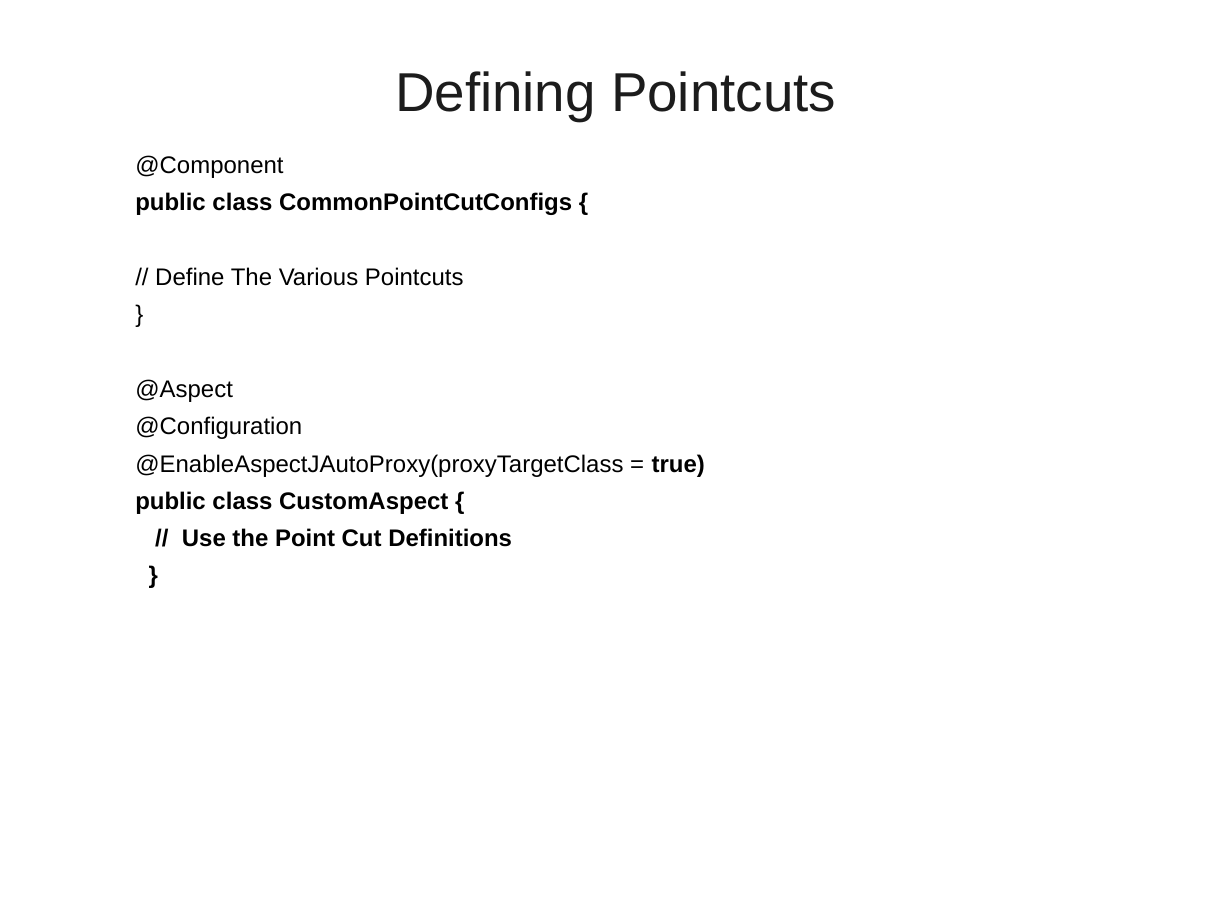
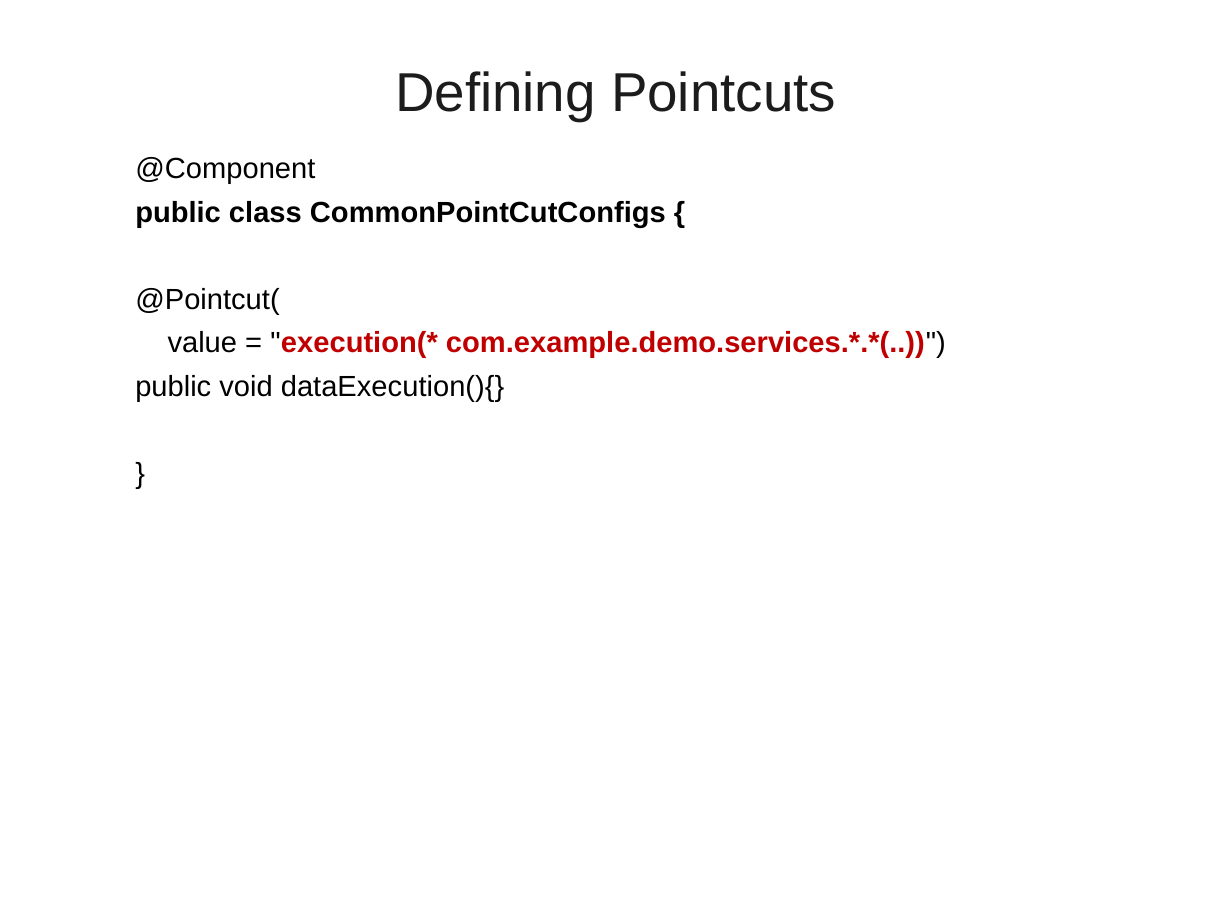
Before and after one commit to vatsank/spring_presentations, a slide deck: slide 124 of SpringBoot_Module1_Ver01.ppt (slide 127 before the commit). Drawn at 1232x924 pixels with LibreOffice and Linux fonts; fonts in the diff are those of the drawing; background and template pictures are left out. Boxes give left, top, right and bottom in pixels: in the first picture for what was removed or moved away, otherwise in the second. Text is boxed around its words. In the diff, an @@ line names an element or a change of style, - is before the commit and + after.

```diff
--- a/SpringBoot_Module1_Ver01.ppt
+++ b/SpringBoot_Module1_Ver01.ppt
@@ text at bbox=[135, 157, 666, 227]: size 14 to 17 pt in "@Component", "public class CommonPointCutConfigs {", "}" @@
@@ text at bbox=[135, 288, 946, 401]: text changed; size 14 to 17 pt @@
-  // Define The Various Pointcuts
+  @Pointcut(
+  value = "execution(* com.example.demo.services.*.*(..))")
+  public void dataExecution(){}
@@ text at bbox=[135, 379, 705, 547]: paragraphs removed @@
-  @Aspect
-  @Configuration
-  @EnableAspectJAutoProxy(proxyTargetClass = true)
-  public class CustomAspect {
-  // Use the Point Cut Definitions
-  }
```
Also in this commit, not shown: 4 other slides changed, 12 slides added, 3 slides removed, 2 other files.
